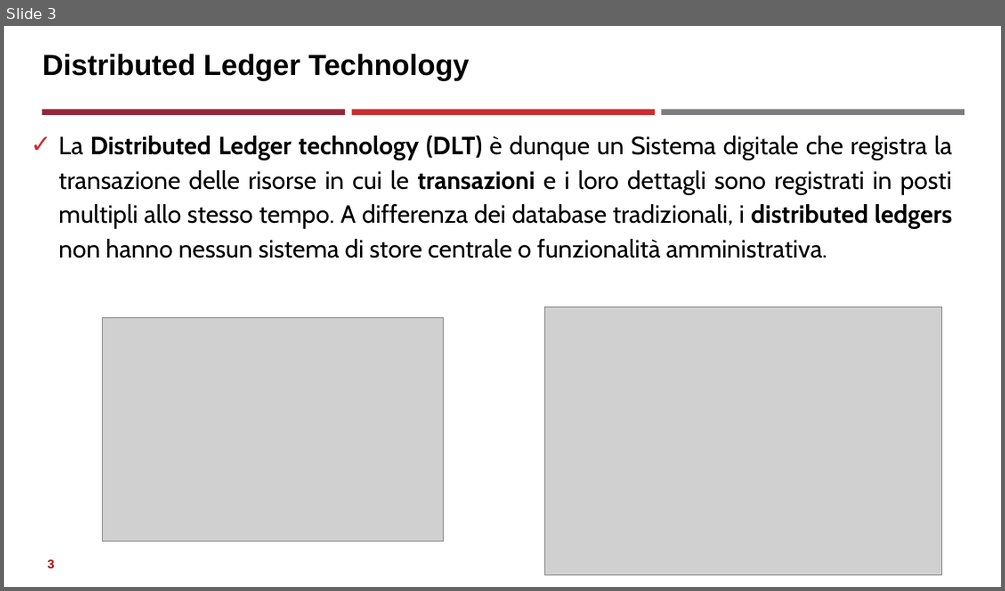
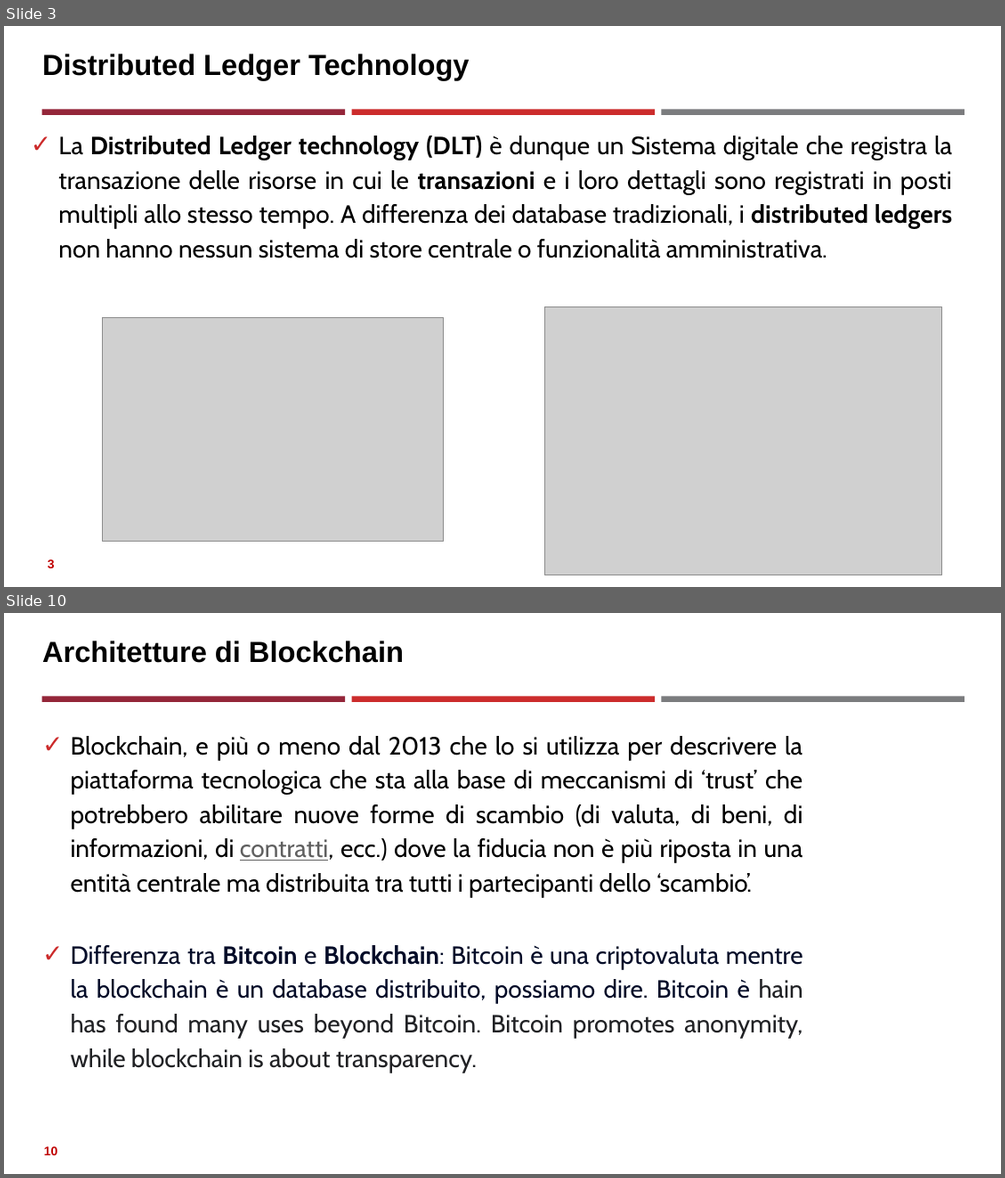
Before and after one commit to neural1977/data_science_interview_material, a slide deck: Assicurazioni/Distributed Ledger Technology_ita.pptx. Shown one above the other, each under a label of ours: slide 3 before the commit, slides 3 and 10 after it; the slides between them are not shown. The pictures are 1005x591 and 1005x1178 pixels, drawn with LibreOffice and Linux fonts; fonts in the diff are those of the drawing; grey boxes stand for pictures. Boxes give left, top, right and bottom in pixels: in the first picture for what was removed or moved away, otherwise in the second. Text is boxed around its words. In the diff, an @@ line names an element or a change of style, - is before the commit and + after.

```diff
--- a/Assicurazioni/Distributed Ledger Technology_ita.pptx
+++ b/Assicurazioni/Distributed Ledger Technology_ita.pptx
@@ slide 10 added at <box>4,613,1001,1174</box>, background #FFFFFF; not listed: 3 template elements that a slide beside it also shows @@
@@ title added at <box>42,641,404,663</box>, 28 pt, text #000000, bold @@
+Architetture di Blockchain
@@ text added at <box>71,736,803,1072</box>, 24 pt, text #000000 @@
+✓ Blockchain, e più o meno dal 2013 che lo si utilizza per descrivere la piattaforma tecnologica che sta alla base di meccanismi di ‘trust’ che potrebbero abilitare nuove forme di scambio (di valuta, di beni, di informazioni, di contratti, ecc.) dove la fiducia non è più riposta in una entità centrale ma distribuita tra tutti i partecipanti dello ‘scambio’.
+✓ Differenza tra Bitcoin e Blockchain: Bitcoin è una criptovaluta mentre la blockchain è un database distribuito, possiamo dire. Bitcoin è hain has found many uses beyond Bitcoin. Bitcoin promotes anonymity, while blockchain is about transparency.
@@ page number added at <box>44,1146,58,1155</box>, 12 pt, text #C00000, bold @@
+10
```
Also in this commit, not shown: 6 slides changed, 1 other slide added.
